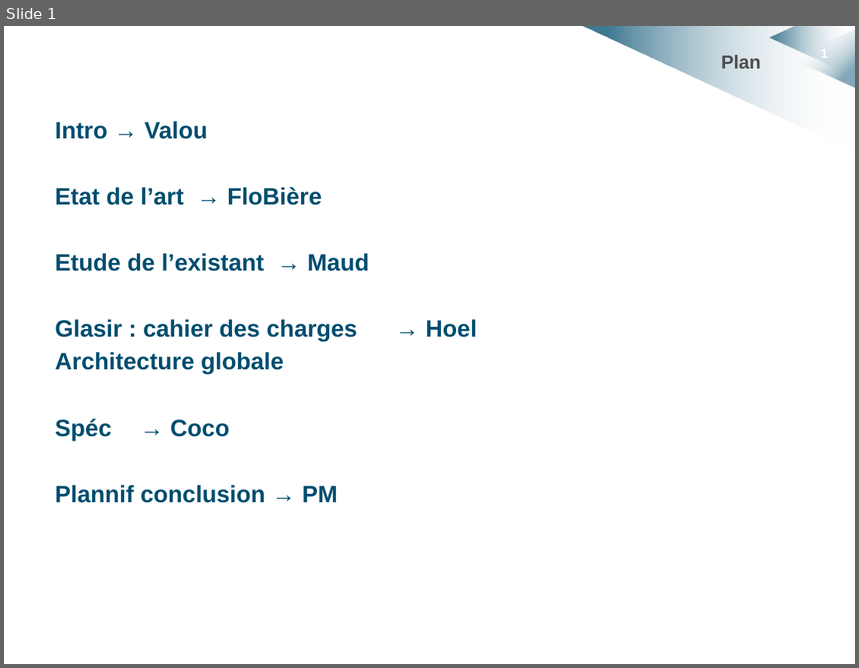
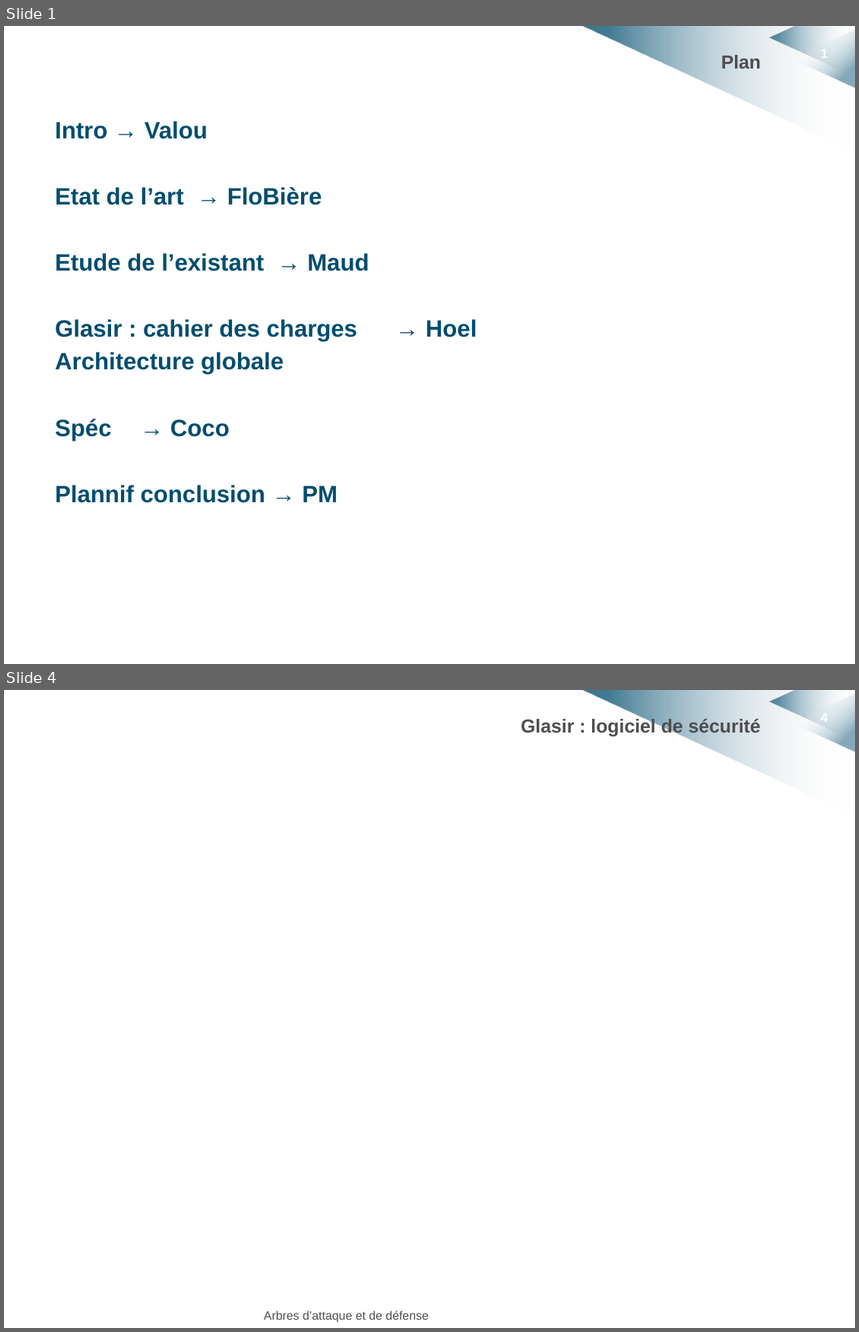
Before and after one commit to HKervadec/korrigolo, a slide deck: soutenances/projet_decembre/etat_art.pptx. Shown one above the other, each under a label of ours: slide 1 before the commit, slides 1 and 4 after it; the slides between them are not shown. The pictures are 859x668 and 859x1332 pixels, drawn with LibreOffice and Linux fonts; fonts in the diff are those of the drawing; background and template pictures are left out. Boxes give left, top, right and bottom in pixels: in the first picture for what was removed or moved away, otherwise in the second. Text is boxed around its words. In the diff, an @@ line names an element or a change of style, - is before the commit and + after.

```diff
--- a/soutenances/projet_decembre/etat_art.pptx
+++ b/soutenances/projet_decembre/etat_art.pptx
@@ slide 4 added at [4, 690, 855, 1328], background #FFFFFF; not listed: 4 template elements that a slide beside it also shows @@
@@ title added at [521, 717, 761, 737], 16 pt, text #4F4D50, bold @@
+Glasir : logiciel de sécurité
@@ text added at [264, 1311, 428, 1323], 10.2 pt, text #4F4D50 @@
+Arbres d’attaque et de défense
```
Also in this commit, not shown: 2 other slides added, 3 other files.
